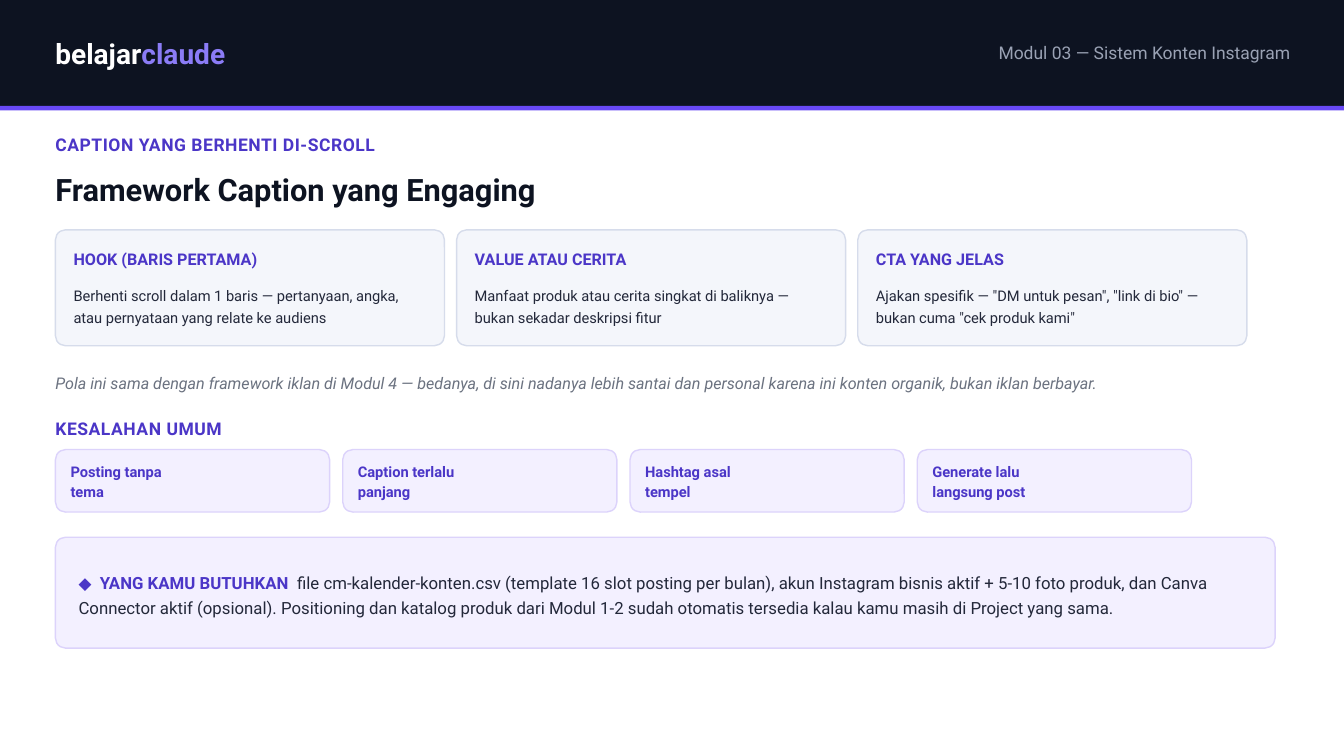
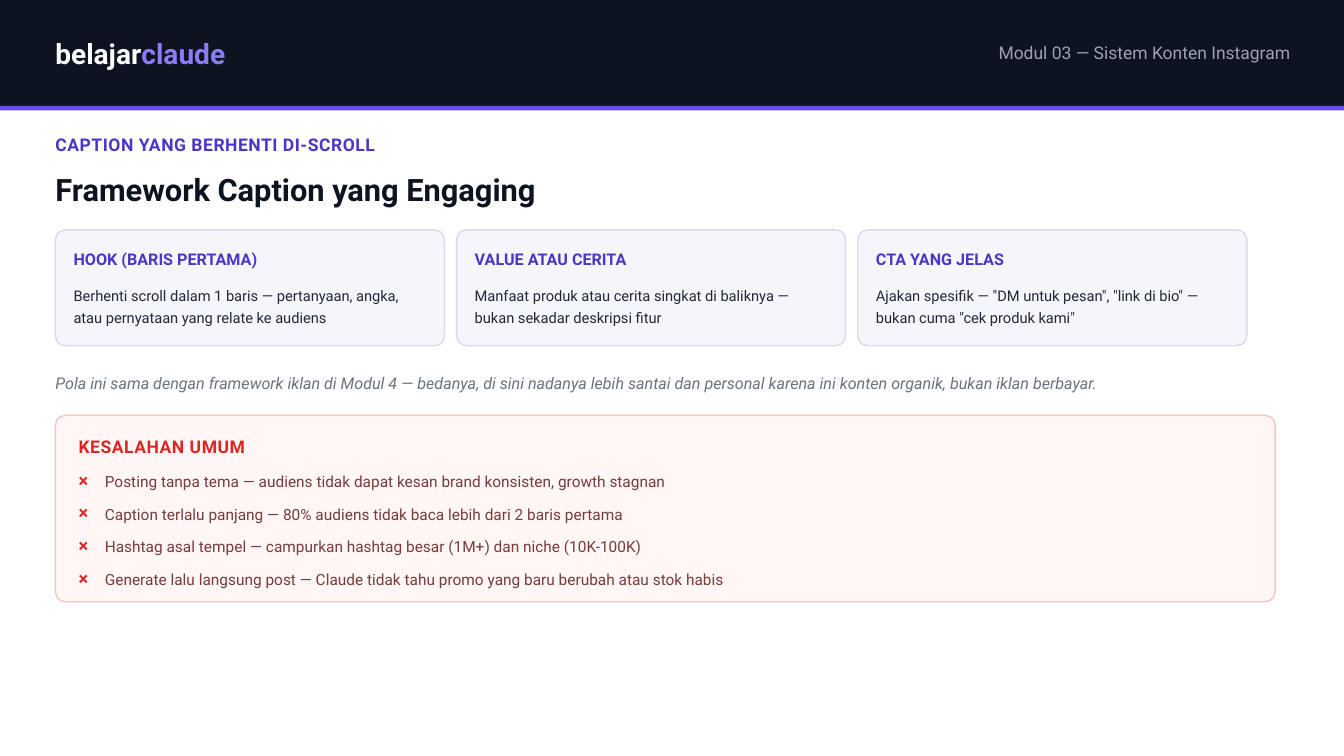
Before and after one commit to juliautomo/belajar-claude, a slide deck: slide 3 of Content-Marketing/M03-Konten-Instagram/K3-M03-Sistem-Konten-Instagram.pptx. Drawn at 1344x756 pixels with LibreOffice and Linux fonts; fonts in the diff are those of the drawing. Boxes give left, top, right and bottom in pixels: in the first picture for what was removed or moved away, otherwise in the second. Text is boxed around its words. In the diff, an @@ line names an element or a change of style, - is before the commit and + after.

Commit message:
M03: natural-complexity restructure (HTML + PPTX)
- Cara Kerja: dropped forced 5th step, now 4 real steps, title de-numbered
- Kesalahan Umum: red warning panel instead of purple pill grid (matches HTML's own tip-box.warn styling, which the deck had been ignoring)
- Yang Kamu Butuhkan relocated to Contoh Prompt slide footer, same pattern as M02
- Cover: dropped '-- 12 menit' duration text

```diff
--- a/Content-Marketing/M03-Konten-Instagram/K3-M03-Sistem-Konten-Instagram.pptx
+++ b/Content-Marketing/M03-Konten-Instagram/K3-M03-Sistem-Konten-Instagram.pptx
@@ rounded rectangle: place and size @@
-rounded rectangle at bbox=[55, 537, 1275, 648]
+rounded rectangle at bbox=[55, 415, 1275, 602]
@@ rounded rectangle at bbox=[55, 415, 1275, 602]: fill #F3F0FF to #FFF6F6; outline #DCD3FB 1 pt to #F3C6C6 1 pt; proportions changed @@
@@ text "KESALAHAN UMUM": place and size @@
-text "KESALAHAN UMUM" at bbox=[55, 422, 222, 435]
+text "KESALAHAN UMUM" at bbox=[79, 440, 245, 453]
@@ text "KESALAHAN UMUM" at bbox=[79, 440, 245, 453]: text colour #4B36C7 to #DC2626 @@
@@ rounded rectangle removed at bbox=[55, 450, 330, 512] @@
@@ text removed at bbox=[71, 466, 162, 497] @@
-Posting tanpa
-tema
@@ text added at bbox=[79, 465, 103, 495], 13 pt, text #DC2626, bold @@
+×
@@ text added at bbox=[105, 475, 665, 490], 11 pt, text #7A3B3B @@
+Posting tanpa tema — audiens tidak dapat kesan brand konsisten, growth stagnan
@@ rounded rectangle removed at bbox=[343, 450, 617, 512] @@
@@ text removed at bbox=[358, 466, 454, 500] @@
-Caption terlalu
-panjang
@@ rounded rectangle removed at bbox=[630, 450, 904, 512] @@
@@ text removed at bbox=[645, 466, 731, 500] @@
-Hashtag asal
-tempel
@@ rounded rectangle removed at bbox=[918, 450, 1192, 512] @@
@@ text removed at bbox=[932, 466, 1025, 500] @@
-Generate lalu
-langsung post
@@ text added at bbox=[79, 497, 103, 527], 13 pt, text #DC2626, bold @@
+×
@@ text added at bbox=[105, 508, 623, 524], 11 pt, text #7A3B3B @@
+Caption terlalu panjang — 80% audiens tidak baca lebih dari 2 baris pertama
@@ text added at bbox=[79, 530, 103, 561], 13 pt, text #DC2626, bold @@
+×
@@ text added at bbox=[79, 563, 103, 593], 13 pt, text #DC2626, bold @@
+×
@@ text added at bbox=[105, 540, 641, 556], 11 pt, text #7A3B3B @@
+Hashtag asal tempel — campurkan hashtag besar (1M+) dan niche (10K-100K)
@@ text removed at bbox=[79, 576, 1207, 618] @@
-◆ YANG KAMU BUTUHKAN file cm-kalender-konten.csv (template 16 slot posting per bulan), akun Instagram bisnis aktif + 5-10 foto produk, dan Canva Connector aktif (opsional). Positioning dan katalog produk dari Modul 1-2 sudah otomatis tersedia kalau kamu masih di Project yang sama.
@@ text added at bbox=[105, 573, 723, 588], 11 pt, text #7A3B3B @@
+Generate lalu langsung post — Claude tidak tahu promo yang baru berubah atau stok habis
```
Also in this commit, not shown: 4 other slides changed, 1 other file.
